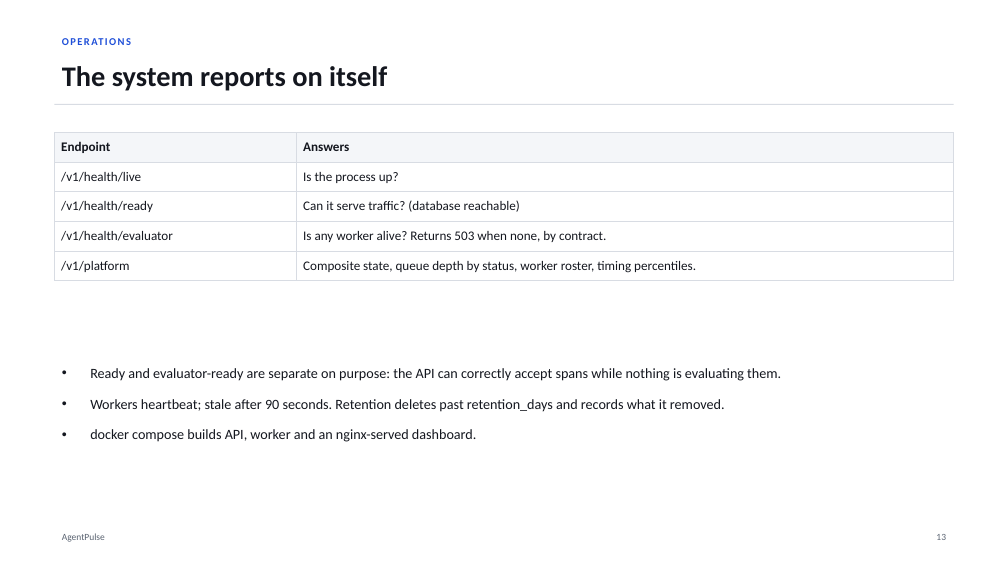
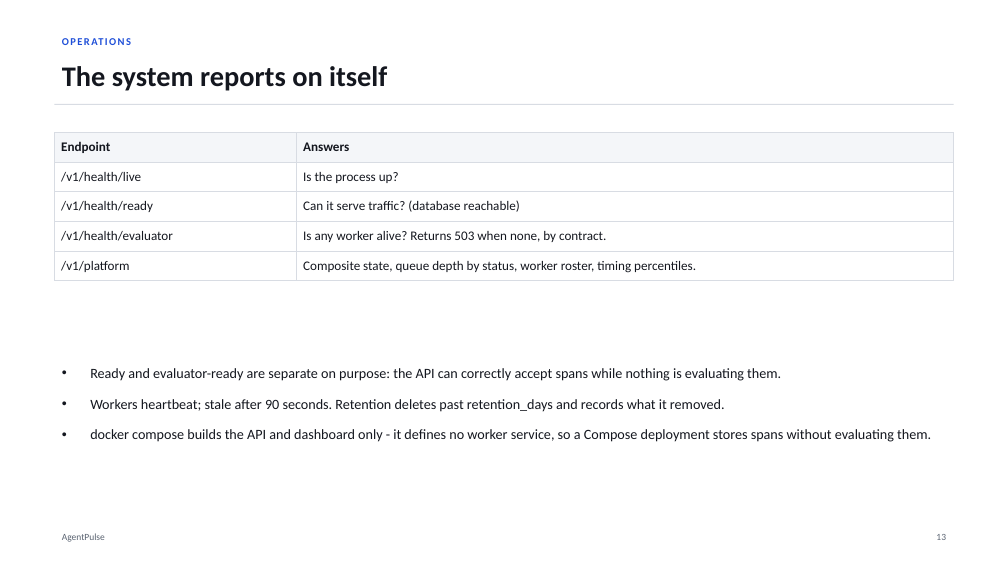
Before and after one commit to Soum-Code/agentpulse, a slide deck: slide 14 of presentation/AgentPulse_Project_Deck.pptx. Drawn at 1008x567 pixels with LibreOffice and Linux fonts; fonts in the diff are those of the drawing. Boxes give left, top, right and bottom in pixels: in the first picture for what was removed or moved away, otherwise in the second. Text is boxed around its words. In the diff, an @@ line names an element or a change of style, - is before the commit and + after.

```diff
--- a/presentation/AgentPulse_Project_Deck.pptx
+++ b/presentation/AgentPulse_Project_Deck.pptx
@@ text at bbox=[90, 429, 931, 442]: text changed @@
-• docker compose builds API, worker and an nginx-served dashboard.
+• docker compose builds the API and dashboard only - it defines no worker service, so a Compose deployment stores spans without evaluating them.
```
